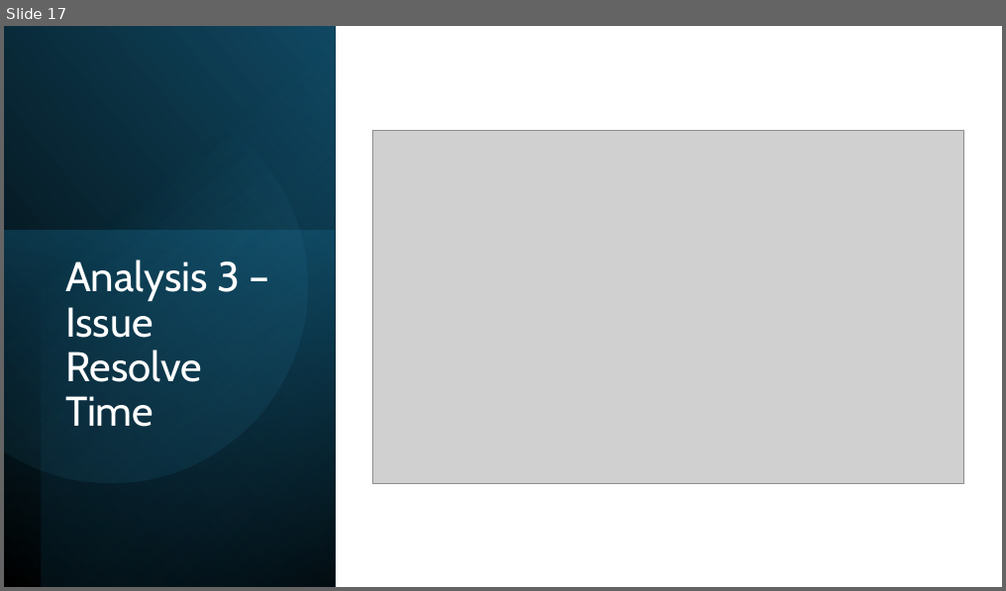
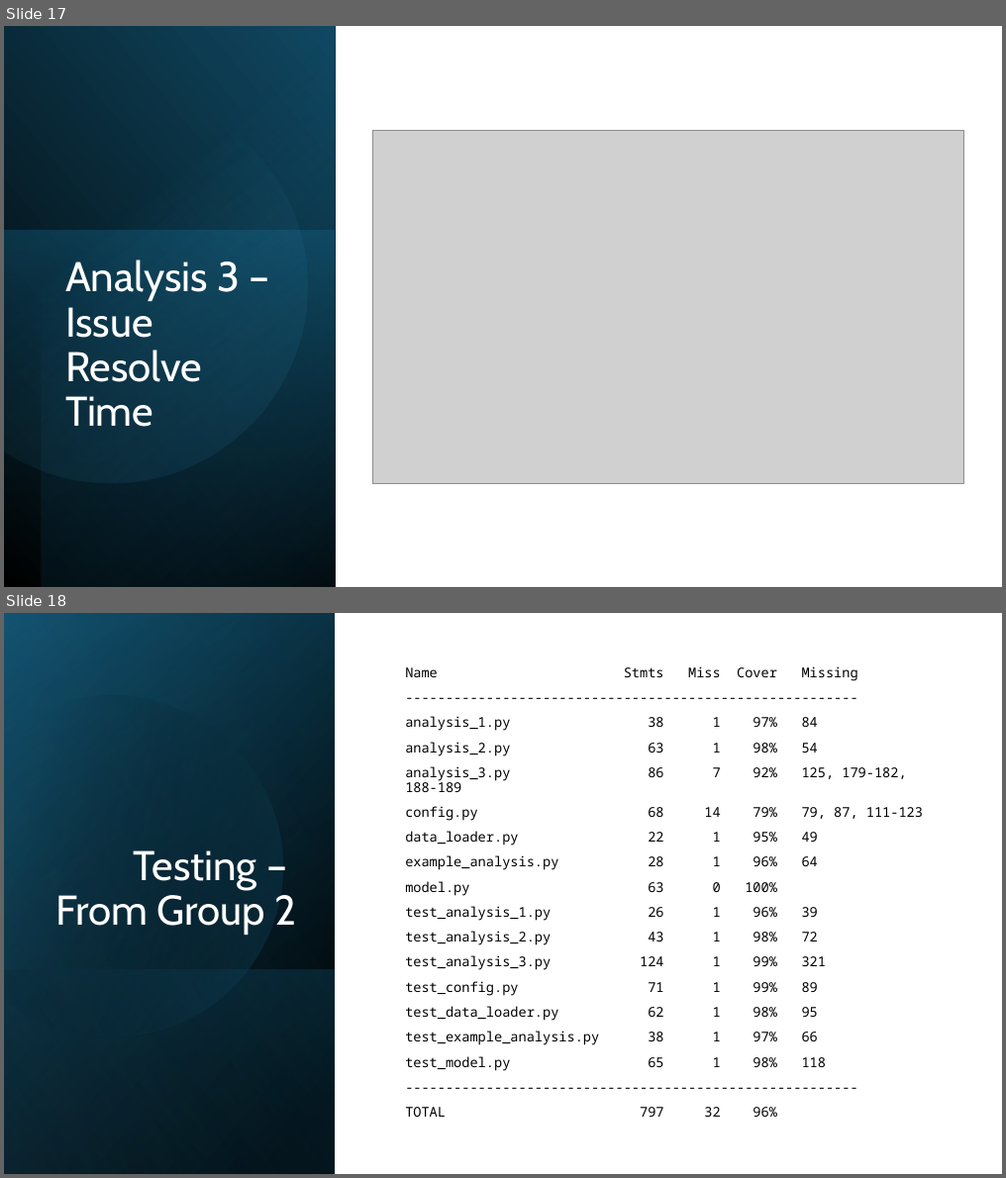
Before and after one commit to timsweeney7/enpm611-project-app, a slide deck: presentation/Presentation1.pptx. Shown one above the other, each under a label of ours: slide 17 before the commit, slides 17 and 18 after it. The pictures are 1006x591 and 1006x1178 pixels, drawn with LibreOffice and Linux fonts; fonts in the diff are those of the drawing; grey boxes stand for pictures. Boxes give left, top, right and bottom in pixels: in the first picture for what was removed or moved away, otherwise in the second. Text is boxed around its words. In the diff, an @@ line names an element or a change of style, - is before the commit and + after.

Commit message:
Added testing slides to the repo

```diff
--- a/presentation/Presentation1.pptx
+++ b/presentation/Presentation1.pptx
@@ slide 18 added at (4, 613, 1002, 1174), background #FFFFFF @@
@@ rectangle added at (4, 613, 1002, 1174), fill #FFFFFF @@
@@ rectangle added at (4, 613, 335, 1174), fill gradient #000000 to #104862 @@
@@ rectangle added at (4, 614, 335, 1174), fill gradient #000000 to #156082 @@
@@ rectangle added at (4, 613, 335, 1173), fill gradient #000000 to #46B1E1 @@
@@ freeform shape added at (4, 655, 324, 1072), fill gradient #000000 to #156082 @@
@@ text added at (405, 666, 923, 1117), 13 pt, text #000000 @@
+Name Stmts Miss Cover Missing
+--------------------------------------------------------
+analysis_1.py 38 1 97% 84
+analysis_2.py 63 1 98% 54
+analysis_3.py 86 7 92% 125, 179-182, 188-189
+config.py 68 14 79% 79, 87, 111-123
+data_loader.py 22 1 95% 49
+example_analysis.py 28 1 96% 64
+model.py 63 0 100%
+test_analysis_1.py 26 1 96% 39
+test_analysis_2.py 43 1 98% 72
+test_analysis_3.py 124 1 99% 321
+test_config.py 71 1 99% 89
+test_data_loader.py 62 1 98% 95
+test_example_analysis.py 38 1 97% 66
+test_model.py 65 1 98% 118
+--------------------------------------------------------
+TOTAL 797 32 96%
@@ title added at (56, 851, 297, 935), 40 pt, text #FFFFFF @@
+Testing – From Group 2
@@ rectangle added at (4, 969, 335, 1174), fill gradient #156082 to #000000 @@
```
Also in this commit, not shown: 5 slides changed, 3 other slides added, 1 slide removed.
